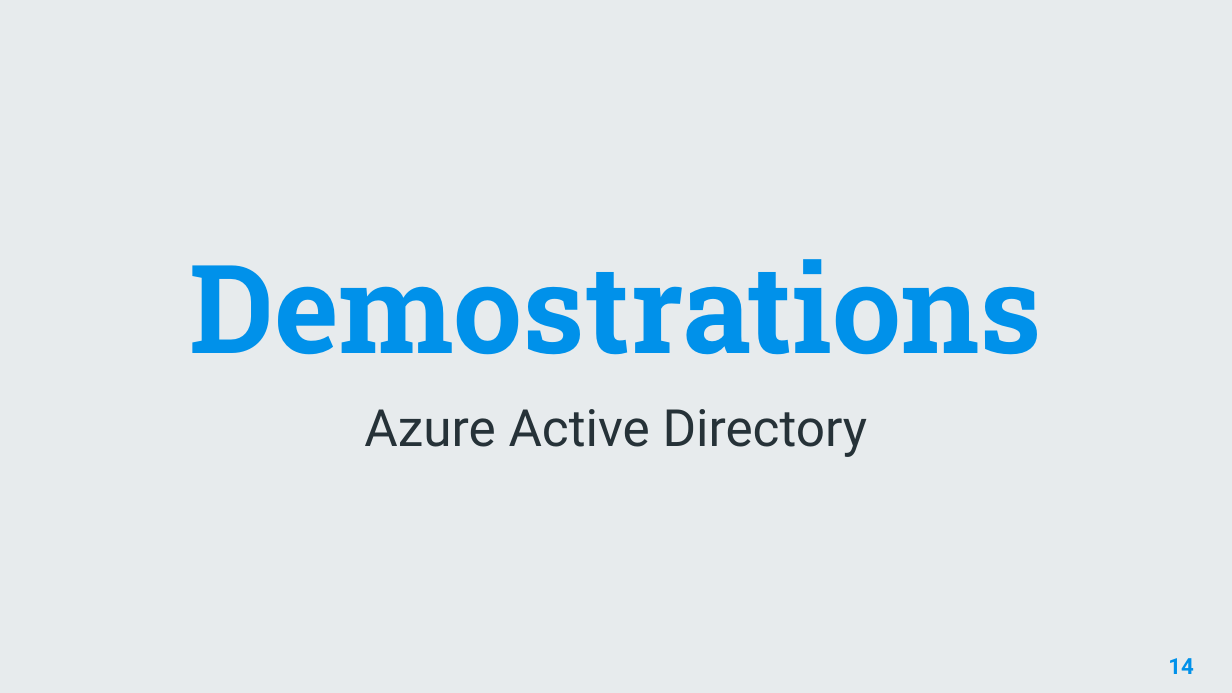
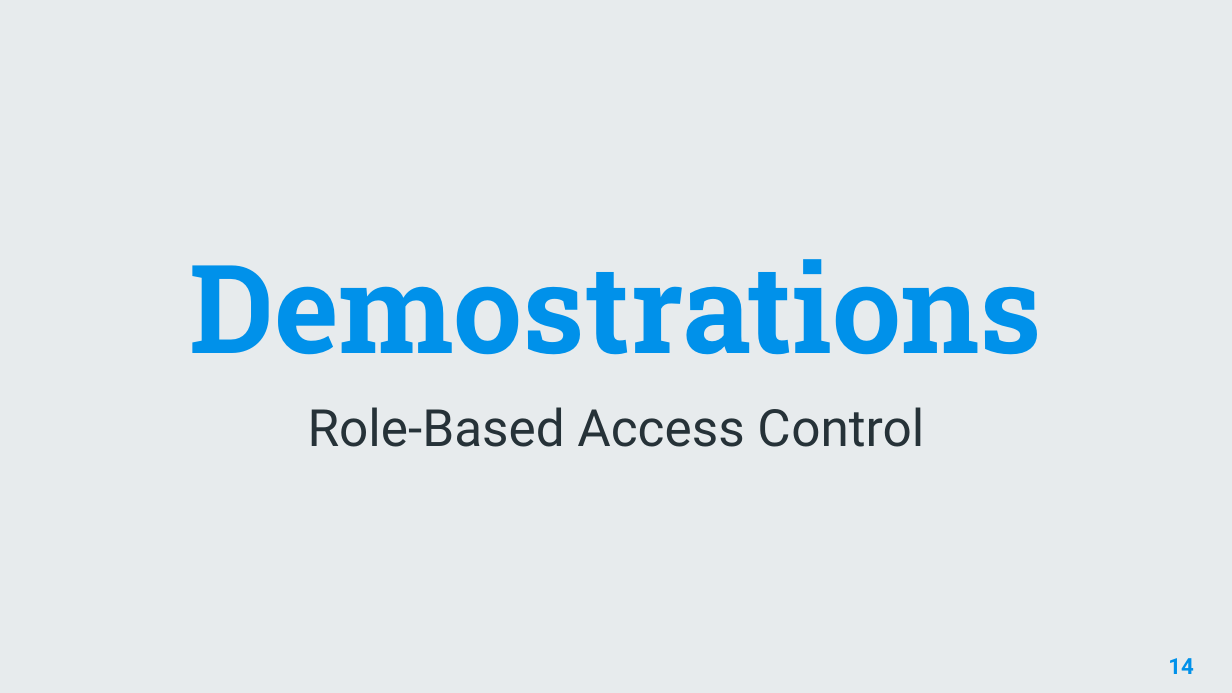
Before and after one commit to ceteongvanness/100-Days-of-Code-Python, a slide deck: slide 14 of AZ Security Slide/1. Identity Security -Azure Active Directory.pptx. Drawn at 1232x693 pixels with LibreOffice and Linux fonts; fonts in the diff are those of the drawing; background and template pictures are left out. Boxes give left, top, right and bottom in pixels: in the first picture for what was removed or moved away, otherwise in the second. Text is boxed around its words. In the diff, an @@ line names an element or a change of style, - is before the commit and + after.

Commit message:
Azure Security

```diff
--- a/AZ Security Slide/1. Identity Security -Azure Active Directory.pptx
+++ b/AZ Security Slide/1. Identity Security -Azure Active Directory.pptx
@@ subtitle at (308, 407, 924, 447): text changed @@
-Azure Active Directory
+Role-Based Access Control
```
Also in this commit, not shown: 1 other file.
